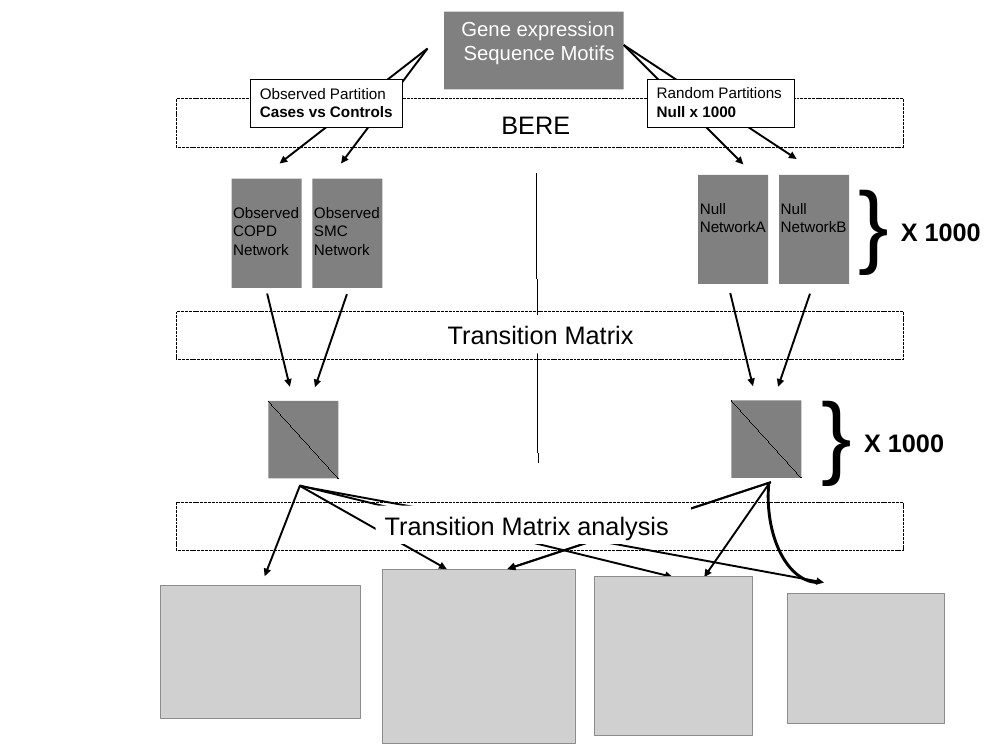
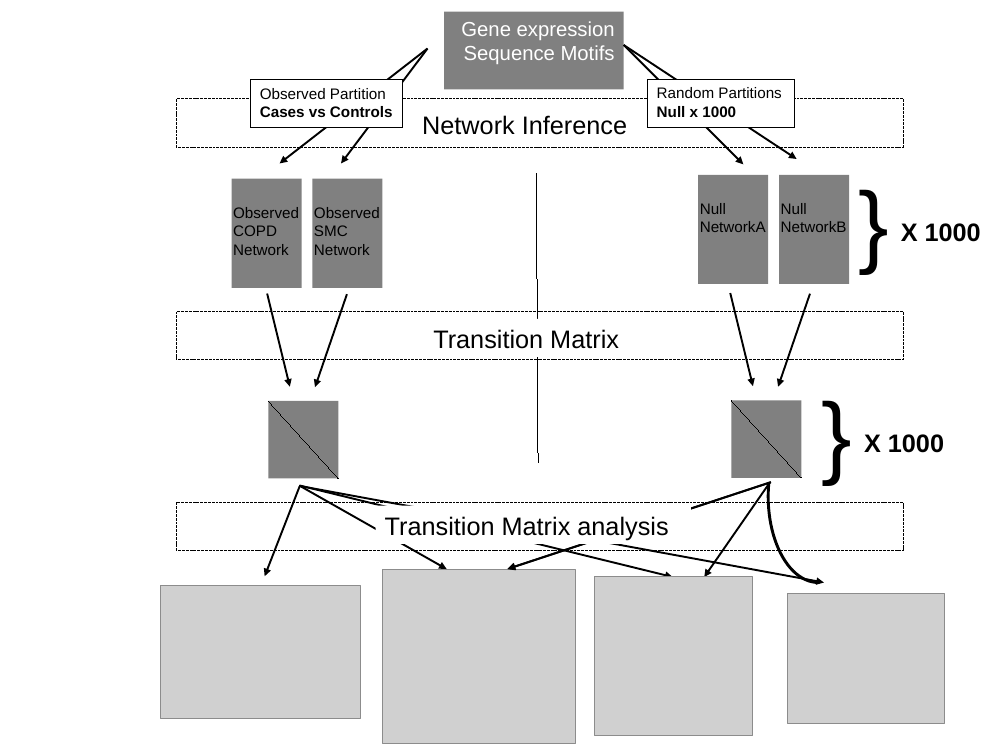
Before and after one commit to dschlauch/workspace, a slide deck: slide 1 of TM_manuscript/figures/workflow_diagram.odp. Drawn at 1008x756 pixels with LibreOffice and Linux fonts; fonts in the diff are those of the drawing; grey boxes stand for pictures. Boxes give left, top, right and bottom in pixels: in the first picture for what was removed or moved away, otherwise in the second. Text is boxed around its words. In the diff, an @@ line names an element or a change of style, - is before the commit and + after.

```diff
--- a/TM_manuscript/figures/workflow_diagram.odp
+++ b/TM_manuscript/figures/workflow_diagram.odp
@@ text at <box>422,115,627,135</box>: text changed @@
-BERE
+Network Inference
@@ text "Transition Matrix": place and size @@
-text "Transition Matrix" at <box>448,325,634,345</box>
+text "Transition Matrix" at <box>433,329,619,349</box>
```
Also in this commit, not shown: 53 other files.
